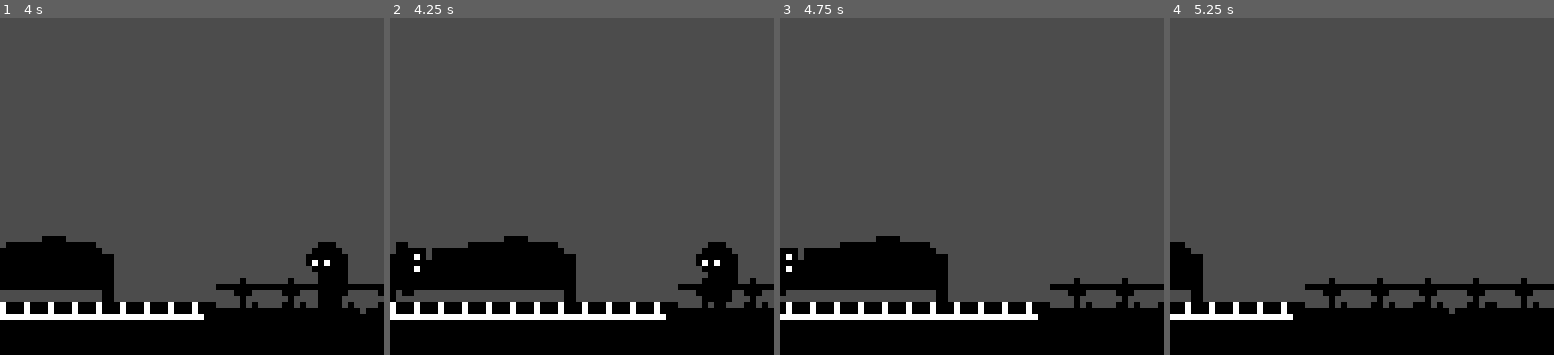
Above: before the commit, frames 1-4 (left to right).
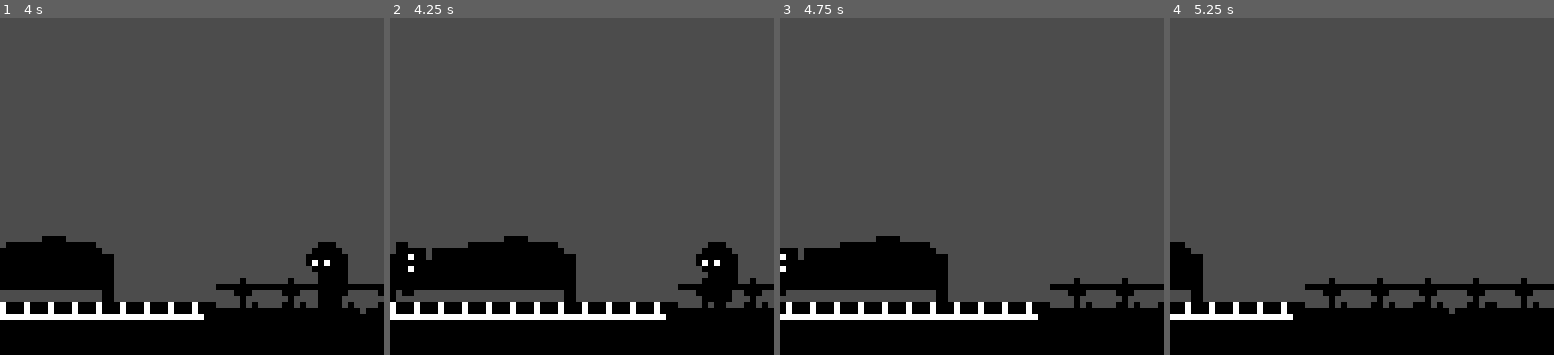
Above: after the commit, the same moments.

Repository: Isonzo/Sageberry-Farm
Game: Godot game, scene res://scenes/Places/Test.tscn
Same seed, same stepped clock (60 frames per second), same inputs: the game is played once before the commit and once after it.
Inputs:
- Up to frame 1 (4 s): tap Enter at 0.5 s; hold D (move_right) 0.53-2.03 s; tap F (talk) every 0.75 s from 0.6 to 3.6 s; hold A (move_left) from 2.03 s (still down)
- Up to frame 2 (4.25 s): keep holding A (move_left)
- Up to frame 3 (4.75 s): release A (move_left) at 4.28 s; hold D (move_right) from 4.28 s (still down); tap F (talk) at 4.35 s
- Up to frame 4 (5.25 s): keep holding D (move_right); tap F (talk) at 5.1 s
The pictures show only the part of the screen within x 0-50%, y 32-82%; the shares and areas given below are measured in that part.

Frame 1 is identical in both runs. In frame 2, 0.1% of the frame differs, in the area x 4-8%, y 70-76%; in frame 3, 0.1%; in frame 4, nothing differs.

Commit message:
simplified dialogue code into a function, and put in a Node for global variables

Diff:
--- /dev/null
+++ b/Global.gd
@@ -0,0 +1,14 @@
+extends Node
+
+
+var day = 1
+
+# Called when the node enters the scene tree for the first time.
+func _ready():
+	var day = 1
+	pass # Replace with function body.
+
+
+# Called every frame. 'delta' is the elapsed time since the previous frame.
+#func _process(delta):
+#	pass
--- a/project.godot
+++ b/project.godot
@@ -19,6 +19,10 @@
 run/main_scene="res://scenes/Places/Test.tscn"
 boot_splash/use_filter=false
 config/icon="res://icon.png"
+
+[autoload]
+
+Global="*res://Global.gd"
 
 [display]
 
--- /dev/null
+++ b/scenes/Global.tscn
@@ -0,0 +1,6 @@
+[gd_scene load_steps=2 format=2]
+
+[ext_resource path="res://Global.gd" type="Script" id=1]
+
+[node name="Global" type="Node"]
+script = ExtResource( 1 )
--- a/scenes/NPCs/Mother.gd
+++ b/scenes/NPCs/Mother.gd
@@ -22,18 +22,16 @@
 # Called every frame. 'delta' is the elapsed time since the previous frame.
 func _process(delta):
 	if Input.is_action_just_pressed("talk") and in_range:
-		$AnimatedSprite.play("talking")
-		if day1_dialogue.size() == talk_counter:
-			$Text.percent_visible = 0
-			$Text.text = day1_dialogue[day1_dialogue.size() - 1]
-			$AnimationPlayer.play("text_roll")
-		else:
-			$Text.percent_visible = 0
-			$Text.text = day1_dialogue[talk_counter]
-			$AnimationPlayer.play("text_roll")
-			talk_counter += 1
+		speak()
 
-
+func speak():
+	$AnimatedSprite.play("talking")
+	if day1_dialogue.size() == talk_counter:
+		talk_counter -= 1
+	$Text.percent_visible = 0
+	$Text.text = day1_dialogue[talk_counter]
+	$AnimationPlayer.play("text_roll")
+	talk_counter += 1
 
 func _on_Area2D_body_entered(body):
 	if body.name == "Player":
--- a/scenes/NPCs/Mother.tscn
+++ b/scenes/NPCs/Mother.tscn
@@ -46,7 +46,6 @@
 [node name="AnimatedSprite" type="AnimatedSprite" parent="."]
 frames = SubResource( 1 )
 animation = "idle"
-frame = 1
 playing = true
 
 [node name="Text" type="Label" parent="."]
--- a/scenes/NPCs/Sign.gd
+++ b/scenes/NPCs/Sign.gd
@@ -18,18 +18,15 @@
 # Called every frame. 'delta' is the elapsed time since the previous frame.
 func _process(delta):
 	if Input.is_action_just_pressed("talk") and in_range:
-		if day1_dialogue.size() == talk_counter:
-			$Text.percent_visible = 0
-			$Text.text = day1_dialogue[0]
-			$AnimationPlayer.play("text_roll")
-			talk_counter = 1
-		else:
-			$Text.percent_visible = 0
-			$Text.text = day1_dialogue[talk_counter]
-			$AnimationPlayer.play("text_roll")
-			talk_counter += 1
+		speak()
 
-
+func speak():
+	if day1_dialogue.size() == talk_counter:
+			talk_counter = 0
+	$Text.percent_visible = 0
+	$Text.text = day1_dialogue[talk_counter]
+	$AnimationPlayer.play("text_roll")
+	talk_counter += 1
 
 func _on_Area2D_body_entered(body):
 	if body.name == "Player":
--- a/scenes/NPCs/Smoker.gd
+++ b/scenes/NPCs/Smoker.gd
@@ -3,7 +3,7 @@
 var in_range = false
 
 var talk_counter = 0
-
+# Dialogues stored here, if it gets too unwieldy we can load a json instead.
 var day1_dialogue = [
 	"Your mother isn't coming this time?",
 	"It's best for her to rest anyway",
@@ -13,6 +13,11 @@
 	"I'll even gift you the seeds",
 	"Just this once.",
 	"Don't you have some work to do, now?"
+]
+# Structure for handling dialogues
+var dialogues = [
+	day1_dialogue,
+
 ]
 
 var default = "Press F to talk"
@@ -24,18 +29,16 @@
 # Called every frame. 'delta' is the elapsed time since the previous frame.
 func _process(delta):
 	if Input.is_action_just_pressed("talk") and in_range:
-		$AnimatedSprite.play("talking")
-		if day1_dialogue.size() == talk_counter:
-			$Text.percent_visible = 0
-			$Text.text = day1_dialogue[day1_dialogue.size() - 1]
-			$AnimationPlayer.play("text_roll")
-		else:
-			$Text.percent_visible = 0
-			$Text.text = day1_dialogue[talk_counter]
-			$AnimationPlayer.play("text_roll")
-			talk_counter += 1
+		speak()
 
-
+func speak():
+	$AnimatedSprite.play("talking")
+	if day1_dialogue.size() == talk_counter:
+		talk_counter -= 1
+	$Text.percent_visible = 0
+	$Text.text = day1_dialogue[talk_counter]
+	$AnimationPlayer.play("text_roll")
+	talk_counter += 1
 
 func _on_Area2D_body_entered(body):
 	if body.name == "Player":
Not shown: 3 places in scenes/NPCs/Mother.tscn that only renumber resources
